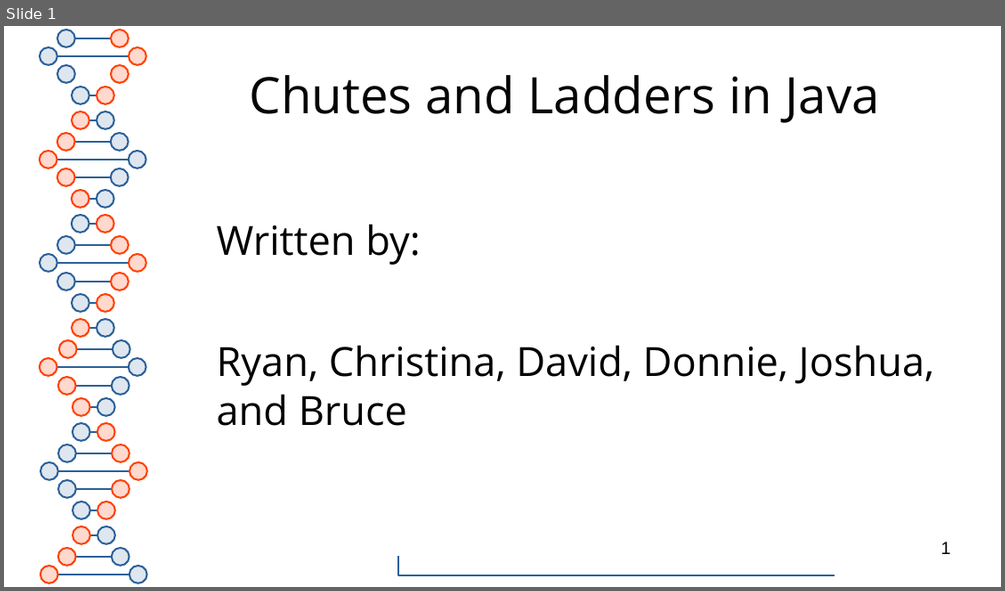
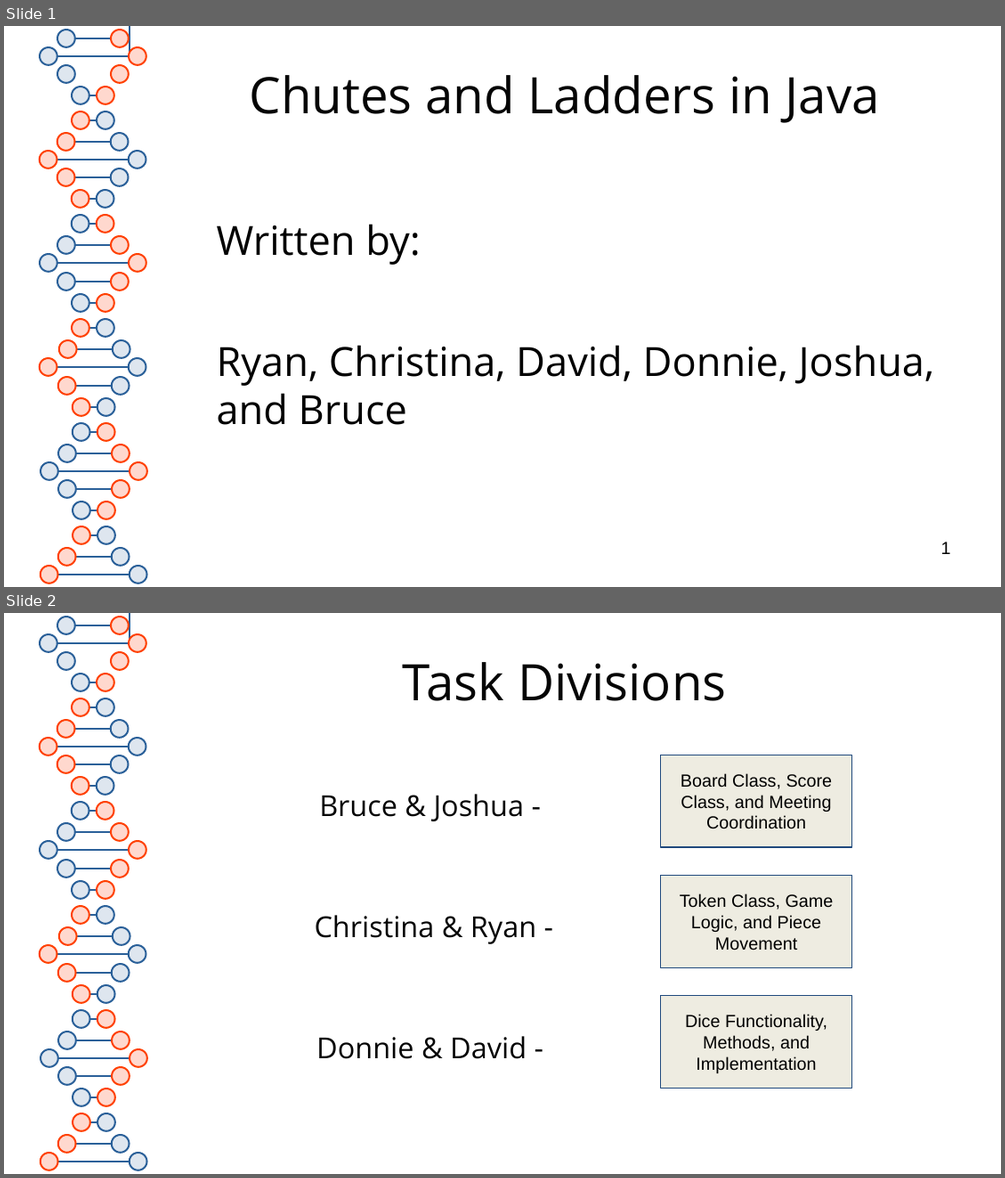
Before and after one commit to RedOctober117/ChutesAndLadders, a slide deck: documentation/presentation.pptx. Shown one above the other, each under a label of ours: slide 1 before the commit, slides 1 and 2 after it. The pictures are 1005x591 and 1005x1178 pixels, drawn with LibreOffice and Linux fonts; fonts in the diff are those of the drawing. Boxes give left, top, right and bottom in pixels: in the first picture for what was removed or moved away, otherwise in the second. Text is boxed around its words. In the diff, an @@ line names an element or a change of style, - is before the commit and + after.

Commit message:
Presentation changes by Ryan

```diff
--- a/documentation/presentation.pptx
+++ b/documentation/presentation.pptx
@@ slide 2 added at [4,613,1001,1174], background #FFFFFF; not listed: 81 template elements that a slide beside it also shows @@
@@ title added at [403,662,727,701], 40 pt, text #050505 @@
+Task Divisions
@@ rectangle added at [661,755,852,847], fill #EEECE1, outline #1F497D 0.75 pt, 14 pt, text #000000 @@
+Board Class, Score Class, and Meeting Coordination
@@ text added at [315,794,536,1059], 23 pt, text #050505 @@
+Bruce & Joshua -
+Christina & Ryan -
+Donnie & David -
@@ rectangle added at [661,876,852,967], fill #EEECE1, outline #1F497D 0.75 pt, 14 pt, text #000000 @@
+Token Class, Game Logic, and Piece Movement
@@ rectangle added at [661,996,852,1088], fill #EEECE1, outline #1F497D 0.75 pt, 14 pt, text #000000 @@
+Dice Functionality, Methods, and Implementation
@@ slide 1 changed as well @@
@@ elbow line added from (129, 57) to (129, 26), #2A6099 1.42 pt @@
@@ elbow line removed from (398, 556) to (835, 575) @@
```
Also in this commit, not shown: 8 other slides changed, 5 other slides added.
